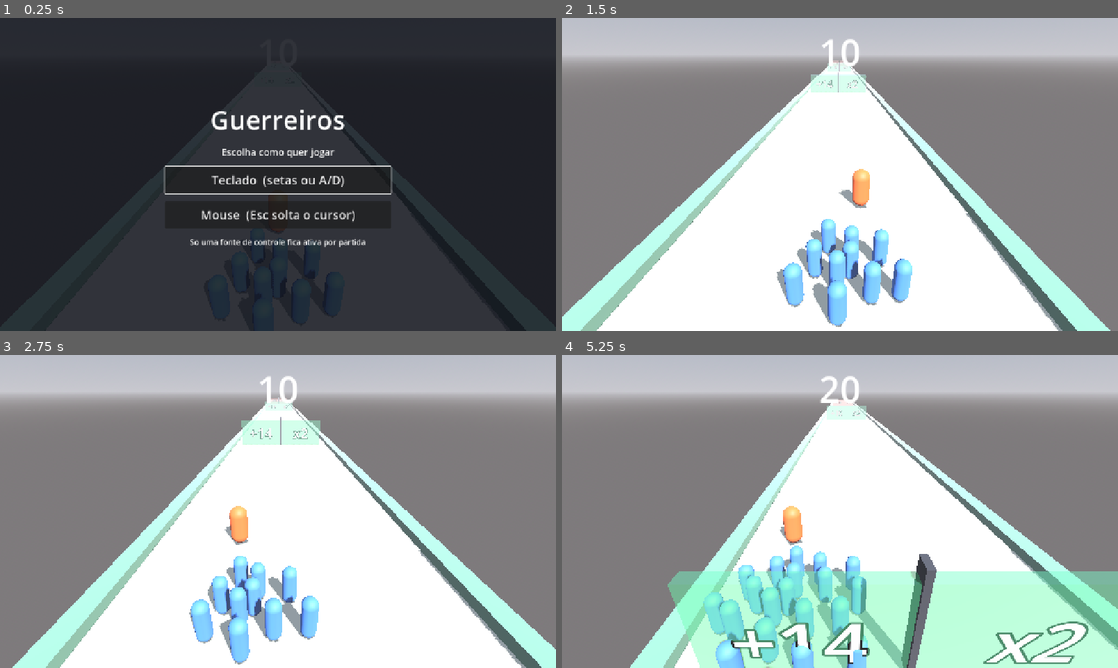
Above: before the commit, frames 1-4 (two rows, left to right).
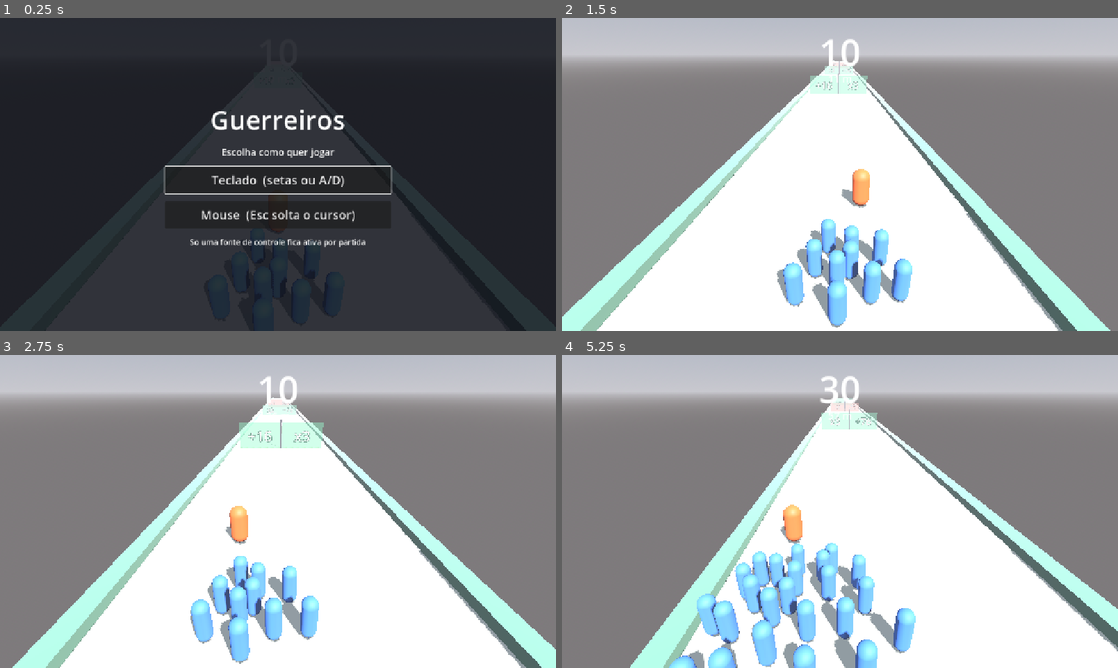
Above: after the commit, the same moments.

Repository: 3runorocha/COMP381-Projeto
Game: Godot game, scene res://scenes/Main.tscn
Same seed, same stepped clock (60 frames per second), same inputs: the game is played once before the commit and once after it.
Inputs (mouse positions are in pixels of both pictures, inside the frame that each line leads up to):
- Up to frame 1 (0.25 s): no input
- Up to frame 2 (1.5 s): click "Teclado (setas ou A/D)" at 0.5 s; tap Enter (ui_accept) at 1.25 s; move the mouse to (962, 158) at 1.27 s; hold Right (mover_direita) from 1.28 s (still down); click (962, 158) at 1.42 s
- Up to frame 3 (2.75 s): tap Enter (ui_accept) at 1.52, 2.27 s; move the mouse to (166, 527) at 2.02 s; release Right (mover_direita) at 2.03 s; hold Left (mover_esquerda) from 2.03 s (still down)
- Up to frame 4 (5.25 s): move the mouse to (895, 442) at 2.77 s; release Left (mover_esquerda) at 2.78 s; hold Right (mover_direita) 2.78-4.28 s; move the mouse to (812, 574) at 3.52 s; click (812, 574) at 3.67 s; tap Enter (ui_accept) at 3.77, 4.52 s; move the mouse to (1006, 558) at 4.27 s; hold Left (mover_esquerda) from 4.28 s (still down); move the mouse to (673, 464) at 5.02 s

The runs differ from the first frame. In frame 2, 0.8% of the frame differs, in the area x 6-90%, y 13-100%; in frame 3, 1.2%; in frame 4, 25%, in the area x 19-100%, y 7-100%.

Commit message:
D6: gerador de pista infinita
Troca a fase montada a mao por um gerador procedural, como a decisao do
jogo infinito exigia. Os pares nascem a frente e sao reciclados por tras, o
chao acompanha o jogador, e a velocidade sobe com a distancia ate um teto.

O espacamento entre pares sai da velocidade atual, nao de uma distancia
fixa: medido, o tempo de leitura fica cravado em 4 segundos mesmo com a
velocidade subindo de 12 para 23.

Os pares a frente sao decididos contra o CONJUNTO de contagens ainda
possiveis, ja que o jogador ainda vai escolher lados antes de chegar neles.
Para a divisao fechar exata em qualquer caminho, o divisor precisa dividir
o MDC do conjunto.

Duas correcoes vindas de medicao:

Exigir que a divisao tambem deixasse resultado par estrangulava a divisao,
que caia para 16 aparicoes em 600 portoes e degenerava o par negativo em
duas subtracoes. Paridade era o meio, exatidao era o fim: a exigencia virou
preferencia.

O gatilho do portao tinha 0.4 de profundidade. Com a velocidade maxima em
30 e fisica a 60 Hz, o passo por frame chega a 0.5 e o corpo atravessaria
sem disparar. Gatilho passa a 3, o painel visivel continua fino.

Verificado: soak de 600 portoes sem nenhuma divisao com resto e sem par de
sinal misto, e 60 s de movimento com a fila sempre cheia e o par mais
atrasado a 1.1 unidade.

Co-Authored-By: Claude Opus 5 <noreply@anthropic.com>

Diff:
--- a/scenes/Gate.tscn
+++ b/scenes/Gate.tscn
@@ -3,7 +3,7 @@
 [ext_resource type="Script" path="res://scripts/gate.gd" id="1_gate"]
 
 [sub_resource type="BoxShape3D" id="Forma_portao"]
-size = Vector3(5, 3, 0.4)
+size = Vector3(5, 3, 3)
 
 [sub_resource type="BoxMesh" id="Malha_portao"]
 size = Vector3(5, 3, 0.4)
--- a/scenes/HUD.tscn
+++ b/scenes/HUD.tscn
@@ -17,3 +17,15 @@
 text = "10"
 horizontal_alignment = 1
 vertical_alignment = 1
+
+[node name="Distancia" type="Label" parent="."]
+anchor_left = 0.5
+anchor_right = 0.5
+offset_left = -160.0
+offset_top = 122.0
+offset_right = 160.0
+offset_bottom = 158.0
+grow_horizontal = 2
+theme_override_font_sizes/font_size = 24
+text = "0 m"
+horizontal_alignment = 1
--- a/scenes/Main.tscn
+++ b/scenes/Main.tscn
@@ -7,6 +7,8 @@
 [ext_resource type="PackedScene" path="res://scenes/Crowd.tscn" id="5_crowd"]
 [ext_resource type="PackedScene" path="res://scenes/FinishLine.tscn" id="6_fim"]
 [ext_resource type="PackedScene" path="res://scenes/UI.tscn" id="7_ui"]
+[ext_resource type="Script" path="res://scripts/ground_follow.gd" id="8_chao"]
+[ext_resource type="Script" path="res://scripts/level_generator.gd" id="9_gerador"]
 
 [sub_resource type="ProceduralSkyMaterial" id="Ceu_mat"]
 sky_horizon_color = Color(0.65, 0.65, 0.68, 1)
@@ -45,43 +47,26 @@
 shadow_enabled = true
 directional_shadow_max_distance = 55.0
 
-[node name="Pista" type="CSGBox3D" parent="."]
+[node name="Chao" type="Node3D" parent="."]
+script = ExtResource("8_chao")
+
+[node name="Pista" type="CSGBox3D" parent="Chao"]
 transform = Transform3D(1, 0, 0, 0, 1, 0, 0, 0, 1, 0, -0.25, -125)
 use_collision = true
 collision_layer = 2
 collision_mask = 0
-size = Vector3(12, 0.5, 290)
+size = Vector3(12, 0.5, 340)
 material = SubResource("Mat_pista")
 
-[node name="BordaEsquerda" type="CSGBox3D" parent="."]
+[node name="BordaEsquerda" type="CSGBox3D" parent="Chao"]
 transform = Transform3D(1, 0, 0, 0, 1, 0, 0, 0, 1, -6.4, 0.1, -125)
-size = Vector3(0.8, 0.6, 290)
+size = Vector3(0.8, 0.6, 340)
 material = SubResource("Mat_borda")
 
-[node name="BordaDireita" type="CSGBox3D" parent="."]
+[node name="BordaDireita" type="CSGBox3D" parent="Chao"]
 transform = Transform3D(1, 0, 0, 0, 1, 0, 0, 0, 1, 6.4, 0.1, -125)
-size = Vector3(0.8, 0.6, 290)
+size = Vector3(0.8, 0.6, 340)
 material = SubResource("Mat_borda")
-
-[node name="Par1" parent="." instance=ExtResource("3_par")]
-transform = Transform3D(1, 0, 0, 0, 1, 0, 0, 0, 1, 0, 0, -50)
-
-[node name="Par2" parent="." instance=ExtResource("3_par")]
-transform = Transform3D(1, 0, 0, 0, 1, 0, 0, 0, 1, 0, 0, -115)
-
-[node name="Esquerda" parent="Par2" index="0"]
-valor = 16
-
-[node name="Par3" parent="." instance=ExtResource("3_par")]
-transform = Transform3D(1, 0, 0, 0, 1, 0, 0, 0, 1, 0, 0, -180)
-
-[node name="Esquerda" parent="Par3" index="0"]
-operacao = 1
-valor = 18
-
-[node name="Direita" parent="Par3" index="1"]
-operacao = 3
-valor = 2
 
 [node name="FinishLine" parent="." instance=ExtResource("6_fim")]
 transform = Transform3D(1, 0, 0, 0, 1, 0, 0, 0, 1, 0, 0, -240)
@@ -90,6 +75,10 @@
 transform = Transform3D(1, 0, 0, 0, 1, 0, 0, 0, 1, 0, 0.9, 0)
 
 [node name="Crowd" parent="." instance=ExtResource("5_crowd")]
+
+[node name="Gerador" type="Node3D" parent="."]
+script = ExtResource("9_gerador")
+cena_par = ExtResource("3_par")
 
 [node name="Camera" type="Camera3D" parent="."]
 transform = Transform3D(1, 0, 0, 0, 1, 0, 0, 0, 1, 0, 5.5, 8)
--- a/scripts/gate.gd
+++ b/scripts/gate.gd
@@ -31,6 +31,19 @@
     body_entered.connect(_on_body_entered)
 
 
+## Troca operacao e valor de uma vez. Usado pelo gerador ao reciclar.
+func configurar(nova_operacao: Estado.Op, novo_valor: int) -> void:
+    operacao = nova_operacao
+    valor = novo_valor
+    _atualizar_visual()
+
+
+## Volta a poder ser acionado, depois de reciclado para a frente da pista.
+func rearmar() -> void:
+    _consumido = false
+    set_deferred(&"monitoring", true)
+
+
 ## Impede que este portao seja acionado. Usado pelo par quando o irmao venceu.
 func desativar() -> void:
     _consumido = true
--- a/scripts/gate_pair.gd
+++ b/scripts/gate_pair.gd
@@ -4,6 +4,10 @@
 ## Os dois lados devem ter o MESMO sinal, dois positivos ou dois negativos.
 ## Misturar sinais mata a escolha: o jogador pega o verde no automatico e a
 ## matematica vira enfeite.
+
+## Emitido depois que um dos dois lados foi consumido.
+signal consumido(par: Node3D)
+
 
 func _ready() -> void:
     for portao in _portoes():
@@ -15,6 +19,30 @@
     for portao in _portoes():
         if portao != vencedor:
             portao.desativar()
+    consumido.emit(self)
+
+
+## Define os dois lados de uma vez. Chamado pelo gerador.
+func configurar(op_esq: Estado.Op, val_esq: int, op_dir: Estado.Op, val_dir: int) -> void:
+    var lados := _portoes()
+    if lados.size() != 2:
+        return
+    lados[0].configurar(op_esq, val_esq)
+    lados[1].configurar(op_dir, val_dir)
+
+
+## Operacoes atuais, na ordem esquerda e direita, para o gerador simular.
+func operacoes() -> Array:
+    var saida: Array = []
+    for portao in _portoes():
+        saida.append([portao.operacao, portao.valor])
+    return saida
+
+
+## Devolve os dois lados ao estado acionavel.
+func rearmar() -> void:
+    for portao in _portoes():
+        portao.rearmar()
 
 
 func _portoes() -> Array[Area3D]:
--- /dev/null
+++ b/scripts/ground_follow.gd
@@ -0,0 +1,22 @@
+extends Node3D
+## Chao infinito.
+##
+## Em vez de gerar e reciclar trechos, o chao inteiro acompanha o jogador em Z.
+## Como a pista nao tem textura, deslizar o proprio bloco e invisivel e custa
+## nada. Se um dia entrar textura ou detalhe no piso, isto precisa virar
+## reciclagem de segmentos de verdade, senao o padrao vai parecer colado na
+## camera.
+
+@export var player_path: NodePath = ^"../Player"
+
+var _player: Node3D = null
+
+
+func _ready() -> void:
+    _player = get_node_or_null(player_path) as Node3D
+
+
+func _process(_delta: float) -> void:
+    if _player == null:
+        return
+    global_position.z = _player.get_global_transform_interpolated().origin.z
--- a/scripts/hud.gd
+++ b/scripts/hud.gd
@@ -5,12 +5,18 @@
 const COR_DESCEU := Color(1.0, 0.45, 0.4)
 const COR_NEUTRA := Color.WHITE
 
+@export var player_path: NodePath = ^"../Player"
+
 @onready var _rotulo: Label = $Contagem
+@onready var _distancia: Label = $Distancia
+
+var _player: Node3D = null
 
 var _tween: Tween = null
 
 
 func _ready() -> void:
+    _player = get_node_or_null(player_path) as Node3D
     GameState.contagem_mudou.connect(_on_contagem_mudou)
     _rotulo.text = str(GameState.contagem)
     _rotulo.pivot_offset = _rotulo.size * 0.5
@@ -32,3 +38,10 @@
     _tween = create_tween().set_parallel(true)
     _tween.tween_property(_rotulo, "scale", Vector2.ONE, 0.25).set_trans(Tween.TRANS_BACK).set_ease(Tween.EASE_OUT)
     _tween.tween_property(_rotulo, "modulate", COR_NEUTRA, 0.4)
+
+
+func _process(_delta: float) -> void:
+    if _player == null:
+        return
+    # Sem linha de chegada, a distancia percorrida e o placar da partida.
+    _distancia.text = "%d m" % int(absf(_player.global_position.z))
--- /dev/null
+++ b/scripts/level_generator.gd
@@ -0,0 +1,287 @@
+extends Node3D
+## Gera a pista infinita: os pares nascem a frente e sao reciclados por tras.
+##
+## Invariante central: a contagem e SEMPRE PAR. A contagem inicial e par, soma
+## e subtracao so usam valores pares, multiplicacao preserva paridade, e a
+## divisao por d so e permitida quando 2d divide a contagem. Assim a divisao
+## nunca deixa resto e o resultado continua par. Isso dispensa qualquer portao
+## corretor de paridade.
+##
+## Os pares a frente sao decididos contra o CONJUNTO de contagens ainda
+## possiveis, nao contra um numero unico, porque o jogador ainda vai escolher
+## lados antes de chegar neles. Para a divisao fechar exata em qualquer
+## caminho, o divisor precisa dividir o MDC do conjunto.
+
+@export var player_path: NodePath = ^"../Player"
+@export var cena_par: PackedScene
+## Quantos pares ficam vivos na pista ao mesmo tempo.
+@export var pares_ativos: int = 3
+## Segundos de viagem entre um par e o seguinte. O espacamento em unidades sai
+## da velocidade atual: com a velocidade subindo, distancia fixa encolheria o
+## tempo de leitura e o jogo viraria teste de reflexo.
+@export var tempo_entre_pares: float = 4.0
+@export var espacamento_minimo: float = 40.0
+## Distancia total em modo fase. Zero deixa o jogo infinito.
+@export var distancia_final: float = 0.0
+@export var finish_path: NodePath = ^"../FinishLine"
+
+const MULTIPLICADORES: Array[int] = [2, 3]
+const DIVISORES: Array[int] = [2, 3]
+## Margem entre os dois lados. Menos que isto nao doi, mais que isto e obvio.
+const MARGEM_MIN: float = 1.20
+const MARGEM_MAX: float = 1.40
+## Abaixo disto o par e forcado positivo, para o jogador ter como voltar.
+const CONTAGEM_BAIXA: int = 12
+## Acima disto o par e forcado negativo, senao o numero estoura.
+const CONTAGEM_ALTA: int = 400
+
+var _player: Node3D = null
+var _fila: Array[Node3D] = []
+var _possiveis: Array[int] = []
+var _z_frente: float = 0.0
+var _rng := RandomNumberGenerator.new()
+
+
+func _ready() -> void:
+    _rng.randomize()
+    _player = get_node_or_null(player_path) as Node3D
+    if _player == null or cena_par == null:
+        push_warning("level_generator: falta o jogador ou a cena do par.")
+        return
+
+    _configurar_chegada()
+    _possiveis = [GameState.contagem]
+    _z_frente = _player.global_position.z
+
+    for i in pares_ativos:
+        var par: Node3D = cena_par.instantiate()
+        add_child(par)
+        par.consumido.connect(_on_par_consumido)
+        _posicionar_a_frente(par)
+        _decidir(par)
+        _fila.append(par)
+
+
+func _process(_delta: float) -> void:
+    if _player == null or _fila.is_empty():
+        return
+    # Rede de seguranca: se por algum motivo um par ficou para tras sem ser
+    # consumido, recicla assim mesmo, senao a fila trava e a pista acaba.
+    var primeiro: Node3D = _fila[0]
+    if primeiro.global_position.z > _player.global_position.z + 10.0:
+        _reciclar(primeiro)
+
+
+func _on_par_consumido(par: Node3D) -> void:
+    # Adiado de proposito: mover um Area3D de lugar dentro do proprio
+    # body_entered dele e pedir problema.
+    _reciclar.call_deferred(par)
+
+
+func _reciclar(par: Node3D) -> void:
+    if not _fila.has(par):
+        return
+    _fila.erase(par)
+    # A contagem real ja e conhecida, entao o conjunto possivel pode ser
+    # refeito do zero simulando so os pares que continuam a frente.
+    _recalcular_possiveis()
+    par.rearmar()
+    _posicionar_a_frente(par)
+    _decidir(par)
+    _fila.append(par)
+
+
+func _posicionar_a_frente(par: Node3D) -> void:
+    _z_frente -= _espacamento()
+    par.global_position = Vector3(0.0, 0.0, _z_frente)
+
+
+func _espacamento() -> float:
+    var velocidade: float = 12.0
+    if _player != null and "velocidade_frente" in _player:
+        velocidade = _player.velocidade_frente
+    return maxf(espacamento_minimo, velocidade * tempo_entre_pares)
+
+
+func _decidir(par: Node3D) -> void:
+    var base := _media(_possiveis)
+    var mdc := _mdc_lista(_possiveis)
+    var menor := _minimo(_possiveis)
+    var margem := _rng.randf_range(MARGEM_MIN, MARGEM_MAX)
+    # Quem vence alterna de proposito. Se a multiplicacao ganhasse sempre, o
+    # jogador decora "pega o x" em tres portoes e para de calcular.
+    var vence_o_simples := _rng.randf() < 0.5
+
+    var op_forte: Estado.Op
+    var val_forte: int
+    var op_simples: Estado.Op
+    var val_simples: int
+
+    var positivo := _sortear_positivo(base)
+    var divisor := -1
+    if not positivo:
+        divisor = _divisor_exato(mdc)
+        # Sem divisor exato, um par negativo vira duas subtracoes, que e o
+        # formato mais sem graca possivel. Melhor trocar por um par positivo,
+        # a menos que a contagem esteja alta e precise mesmo ser drenada.
+        if divisor <= 0 and base <= float(CONTAGEM_ALTA):
+            positivo = true
+
+    if positivo:
+        var m: int = MULTIPLICADORES[_rng.randi() % MULTIPLICADORES.size()]
+        var empate := base * float(m - 1)
+        op_forte = Estado.Op.MULTIPLICAR
+        val_forte = m
+        op_simples = Estado.Op.SOMAR
+        val_simples = _valor_par(empate * margem if vence_o_simples else empate / margem, 2)
+    else:
+        var d := divisor
+        if d > 0:
+            # A divisao e o lado seguro: com 2d dividindo a contagem, o
+            # resultado nunca desce de 2. Quem pode matar e a subtracao.
+            var empate := base * float(d - 1) / float(d)
+            op_forte = Estado.Op.DIVIDIR
+            val_forte = d
+            op_simples = Estado.Op.SUBTRAIR
+            val_simples = _valor_par(empate / margem if vence_o_simples else empate * margem, 2)
+        else:
+            # Nenhum divisor fecha exato. Dois lados de subtracao ainda formam
+            # um par de mesmo sinal, so e menos interessante.
+            var leve := base * 0.3
+            op_forte = Estado.Op.SUBTRAIR
+            val_forte = _valor_par(leve * margem, 2)
+            op_simples = Estado.Op.SUBTRAIR
+            val_simples = _valor_par(leve, 2)
+            # Com os dois lados subtraindo, o lado leve precisa deixar
+            # sobrevivencia, senao a morte vira inevitavel em vez de escolha.
+            val_simples = mini(val_simples, maxi(menor - 2, 2))
+
+    if _rng.randf() < 0.5:
+        par.configurar(op_forte, val_forte, op_simples, val_simples)
+    else:
+        par.configurar(op_simples, val_simples, op_forte, val_forte)
+
+    _possiveis = _aplicar_par(_possiveis, par.operacoes())
+
+
+func _sortear_positivo(base: float) -> bool:
+    if base < float(CONTAGEM_BAIXA):
+        return true
+    if base > float(CONTAGEM_ALTA):
+        return false
+    return _rng.randf() < 0.58
+
+
+## Divisor que fecha exato em QUALQUER caminho ainda possivel.
+##
+## Exigir que o resultado tambem continuasse par (2d dividindo o MDC) parecia
+## mais seguro, mas na pratica matava a divisao: com varios pares decididos a
+## frente, o conjunto possivel cresce e o MDC colapsa para 2. Medido em soak de
+## 600 portoes, a divisao caia para 16 aparicoes e o par negativo degenerava em
+## duas subtracoes. Exatidao e o que foi pedido; paridade era so o meio.
+func _divisor_exato(mdc: int) -> int:
+    if mdc <= 0:
+        return -1
+    var candidatos := DIVISORES.duplicate()
+    candidatos.shuffle()
+    # Primeira passada prefere divisor que deixa o resultado par. Nao e
+    # exigencia, e estrategia: resultado par mantem o MDC par e a divisao
+    # continua disponivel nos portoes seguintes. Exigir isso matava a divisao;
+    # preferir isso a mantem viva.
+    for d in candidatos:
+        if mdc % (2 * d) == 0:
+            return d
+    for d in candidatos:
+        if mdc % d == 0:
+            return d
+    return -1
+
+
+## Arredonda para um par, nunca abaixo do minimo. Valor par e o que mantem a
+## contagem par e, por consequencia, a divisao sem resto.
+func _valor_par(x: float, minimo: int) -> int:
+    var v := int(round(x / 2.0)) * 2
+    return maxi(v, minimo)
+
+
+## Refaz a decisao de todos os pares da fila a partir da contagem atual.
+##
+## Necessario se a contagem mudar por fora do modelo do gerador, como num
+## reiniciar sem recarregar a cena. Sem isto, um portao de divisao decidido
+## contra o conjunto antigo pode passar a deixar resto.
+func redecidir() -> void:
+    _possiveis = [GameState.contagem]
+    for par in _fila:
+        _decidir(par)
+
+
+func _recalcular_possiveis() -> void:
+    var conjunto: Array[int] = [GameState.contagem]
+    for par in _fila:
+        conjunto = _aplicar_par(conjunto, par.operacoes())
+    _possiveis = conjunto
+
+
+func _aplicar_par(conjunto: Array[int], operacoes: Array) -> Array[int]:
+    var saida: Array[int] = []
+    for n in conjunto:
+        for lado in operacoes:
+            var r: int = Estado.resultado(lado[0], lado[1], n)
+            # Caminho que mata nao precisa ser planejado adiante.
+            if r > 0 and not saida.has(r):
+                saida.append(r)
+    if saida.is_empty():
+        saida.append(Estado.CONTAGEM_INICIAL)
+    return saida
+
+
+func _media(lista: Array[int]) -> float:
+    if lista.is_empty():
+        return float(Estado.CONTAGEM_INICIAL)
+    var soma := 0
+    for n in lista:
+        soma += n
+    return float(soma) / float(lista.size())
+
+
+func _minimo(lista: Array[int]) -> int:
+    if lista.is_empty():
+        return Estado.CONTAGEM_INICIAL
+    var menor: int = lista[0]
+    for n in lista:
+        menor = mini(menor, n)
+    return menor
+
+
+func _mdc_lista(lista: Array[int]) -> int:
+    if lista.is_empty():
+        return 0
+    var g: int = lista[0]
+    for n in lista:
+        g = _mdc(g, n)
+    return g
+
+
+func _mdc(a: int, b: int) -> int:
+    a = absi(a)
+    b = absi(b)
+    while b != 0:
+        var t := b
+        b = a % b
+        a = t
+    return a
+
+
+## Com distancia_final maior que zero o jogo volta a ter fim, para comparar com
+## o modo infinito sem precisar desfazer nada.
+func _configurar_chegada() -> void:
+    var chegada := get_node_or_null(finish_path) as Area3D
+    if chegada == null:
+        return
+    if distancia_final > 0.0:
+        chegada.global_position.z = -distancia_final
+        chegada.visible = true
+        chegada.monitoring = true
+    else:
+        chegada.visible = false
+        chegada.monitoring = false
--- a/scripts/player_controller.gd
+++ b/scripts/player_controller.gd
@@ -17,8 +17,13 @@
 
 ## Fonte de controle ativa. O menu do D5 define isto via definir_modo().
 @export var modo: Modo = Modo.TECLADO
-## Velocidade constante de avanco, em unidades por segundo.
+## Velocidade de avanco atual, em unidades por segundo. Sobe com a distancia
+## e e lida pelo gerador para espacar os portoes.
 @export var velocidade_frente: float = 12.0
+## Teto da aceleracao. Sem teto, o jogo vira ilegivel em poucos minutos.
+@export var velocidade_maxima: float = 30.0
+## Quanto a velocidade sobe a cada 100 unidades percorridas.
+@export var ganho_por_100: float = 1.1
 ## Velocidade maxima do deslocamento lateral.
 @export var velocidade_lateral: float = 10.0
 ## Metade da largura util da pista. O alvo lateral nunca passa disso.
@@ -30,9 +35,12 @@
 
 ## Posicao lateral desejada. A posicao real persegue este valor.
 var _alvo_x: float = 0.0
+## Velocidade com que a partida comecou, base da rampa.
+var _velocidade_inicial: float = 12.0
 
 
 func _ready() -> void:
+    _velocidade_inicial = velocidade_frente
     _alvo_x = global_position.x
     _aplicar_modo()
 
@@ -62,6 +70,8 @@
 
 
 func _physics_process(delta: float) -> void:
+    _acelerar()
+
     if modo == Modo.TECLADO:
         var eixo := Input.get_axis(&"mover_esquerda", &"mover_direita")
         if not is_zero_approx(eixo):
@@ -77,6 +87,17 @@
     move_and_slide()
 
 
+## Velocidade cresce com a distancia percorrida, ate o teto.
+##
+## Quem le isto e o gerador, para esticar o espaco entre portoes na mesma
+## proporcao. Sem isso o tempo de leitura encolheria junto com a aceleracao.
+func _acelerar() -> void:
+    var percorrido := absf(global_position.z)
+    velocidade_frente = minf(
+        _velocidade_inicial + ganho_por_100 * (percorrido / 100.0),
+        velocidade_maxima)
+
+
 ## Desloca o alvo lateral e mantem dentro da pista.
 func _mover_alvo(quanto: float) -> void:
     _alvo_x = clampf(_alvo_x + quanto, -meia_largura_pista, meia_largura_pista)
--- a/scripts/ui.gd
+++ b/scripts/ui.gd
@@ -62,13 +62,13 @@
 
 
 func _on_vitoria() -> void:
-    _resultado.text = "Voce chegou com %d guerreiros" % GameState.contagem
+    _resultado.text = "Voce chegou com %d guerreiros, %d metros" % [GameState.contagem, _metros()]
     _mostrar(_vitoria)
     $Vitoria/Caixa/BotaoReiniciar.grab_focus()
 
 
 func _on_derrota() -> void:
-    _placar_derrota.text = "O cordao acabou no meio do caminho"
+    _placar_derrota.text = "Voce percorreu %d metros" % _metros()
     _mostrar(_derrota)
     $Derrota/Caixa/BotaoReiniciar.grab_focus()
 
@@ -79,3 +79,10 @@
     get_tree().paused = false
     GameState.reiniciar()
     get_tree().reload_current_scene()
+
+
+## Distancia percorrida, que no modo infinito e o placar.
+func _metros() -> int:
+    if _player == null:
+        return 0
+    return int(absf(_player.global_position.z))
Not shown: 1 places in scenes/Main.tscn that only renumber resources
Not shown, added: scripts/ground_follow.gd.uid
Not shown, added: scripts/level_generator.gd.uid
Not shown, changed: SPRINT.md
